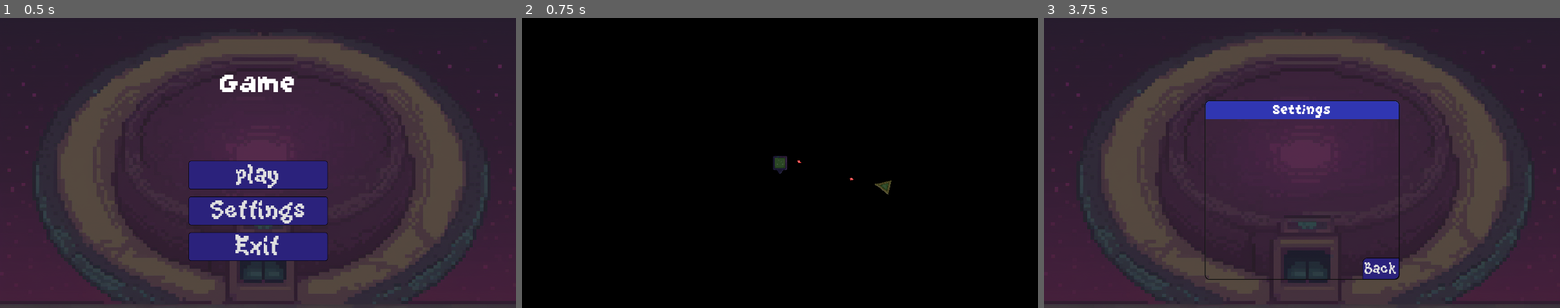
Above: before the commit, frames 1-3 (left to right).
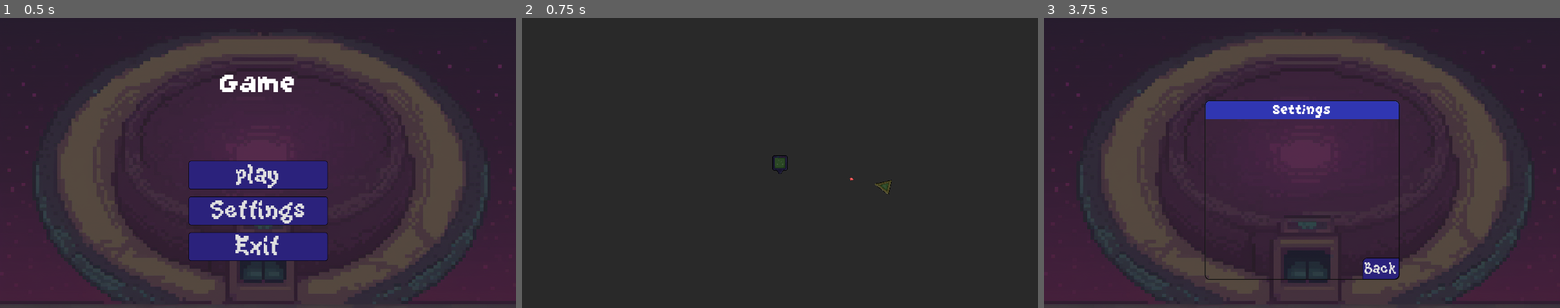
Above: after the commit, the same moments.

Repository: Buraka12/Square-Loop
Game: Godot game, scene res://scenes/main_menu.tscn
Same seed, same stepped clock (60 frames per second), same inputs: the game is played once before the commit and once after it. The engine's default icon, where the game draws it, is replaced by a stand-in: a white triangle on a blue panel in a dark square.
Inputs (mouse positions are in pixels of both pictures, inside the frame that each line leads up to):
- Up to frame 1 (0.5 s): no input
- Up to frame 2 (0.75 s): click "play" at 0.5 s
- Up to frame 3 (3.75 s): click "play" at 1.25 s; move the mouse to (1415, 148) at 2.02 s; press the mouse at (1415, 148) at 2.03 s; hold D (right) 2.03-2.78 s; tap Enter at 2.75 s; move the mouse to (1198, 177) at 2.77 s; release the mouse at (1198, 177) at 2.78 s; hold S (down) 2.78-3.5 s; click (1198, 177) at 2.85 s; click "Settings" at 3.5 s

Frame 1 is identical in both runs. In frame 2, 100% of the frame differs, in the area x 0-100%, y 0-100%; in frame 3, nothing differs.

Commit message:
Düzenleme

Diff:
--- a/scenes/main_area.tscn
+++ b/scenes/main_area.tscn
@@ -1,9 +1,8 @@
-[gd_scene load_steps=5 format=3 uid="uid://d0gsl5rpmw5w7"]
+[gd_scene load_steps=4 format=3 uid="uid://d0gsl5rpmw5w7"]
 
 [ext_resource type="Texture2D" uid="uid://cifrq2c6wa5ro" path="res://assets/sprites/icon.svg" id="1_3hq13"]
 [ext_resource type="PackedScene" uid="uid://2whhrm0r02h1" path="res://scenes/player.tscn" id="1_sdxow"]
 [ext_resource type="PackedScene" uid="uid://dqwsgw57poqd3" path="res://scenes/Enemy/triangle.tscn" id="3_nbxkg"]
-[ext_resource type="PackedScene" uid="uid://dmm1rn6m7wwxx" path="res://scenes/enemy_bullet.tscn" id="4_qyki1"]
 
 [node name="MainArea" type="Node2D"]
 
@@ -11,7 +10,7 @@
 position = Vector2(79, 87)
 
 [node name="Back" type="Sprite2D" parent="."]
-modulate = Color(0, 0, 0, 1)
+modulate = Color(0, 0, 0, 0.466667)
 z_index = -5
 position = Vector2(526, 426)
 scale = Vector2(17.8789, 13.8477)
@@ -25,6 +24,3 @@
 
 [node name="CanvasModulate" type="CanvasModulate" parent="."]
 color = Color(0, 0, 0, 1)
-
-[node name="EnemyBullet" parent="." instance=ExtResource("4_qyki1")]
-position = Vector2(183, 127)
--- a/scenes/player.tscn
+++ b/scenes/player.tscn
@@ -21,3 +21,7 @@
 
 [node name="Camera2D" type="Camera2D" parent="."]
 process_callback = 0
+
+[node name="Timer" type="Timer" parent="."]
+
+[connection signal="timeout" from="Timer" to="." method="_on_timer_timeout"]
--- a/scripts/bullet.gd
+++ b/scripts/bullet.gd
@@ -2,12 +2,19 @@
 
 var pos : Vector2
 const SPEED : float = 500.0
+var dur : float = 6.0
+var time : float = 0.0
 
 func _ready() -> void:
 	var direction = (pos - global_position).normalized()
 	linear_velocity += direction * SPEED
 	rotation = get_angle_to(pos) + PI/2
 
+func _process(delta: float) -> void:
+	time+=delta
+	var ratio = time/dur
+	if ratio >= 1:
+		queue_free()
 
 func _on_hit_box_body_entered(body: Node2D) -> void:
 	if body.is_in_group("Entity"):
--- a/scripts/character_body_2d.gd
+++ b/scripts/character_body_2d.gd
@@ -1,13 +1,24 @@
 extends CharacterBody2D
 
 
-const SPEED = 250.0
+var SPEED = 250.0
+
 var bulletscene : PackedScene = preload("res://scenes/player_bullet.tscn")
+var can_shoot : bool = true
+var fire_rate : float = 2
+var shooting : bool = false
 
 func _physics_process(delta: float) -> void:
 
-	if Input.is_action_just_pressed("fire"):
+	if Input.is_action_pressed("fire") and can_shoot:
+		SPEED = 100.0
+		can_shoot = false
+		shooting = true
+		$Timer.start(1/fire_rate)
 		fire()
+	if Input.is_action_just_released("fire"):
+		SPEED = 250.0
+		shooting = false
 
 	#mouse bakma
 	look_at(get_global_mouse_position())
@@ -36,3 +47,6 @@
 
 func die():
 	get_tree().change_scene_to_file("res://scenes/main_menu.tscn")
+
+func _on_timer_timeout() -> void:
+	can_shoot = true
